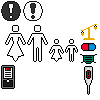
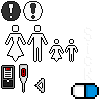
Before/after of a 100 x 100 layered artwork. What changed in the layer stack:
added layer "Layer 9" above "Layer 8" over [34, 27, 92, 93]
added layer "Layer 8" above "Layer 7" over [84, 27, 92, 80]
painted on "Layer 7" over [19, 24, 99, 99]
